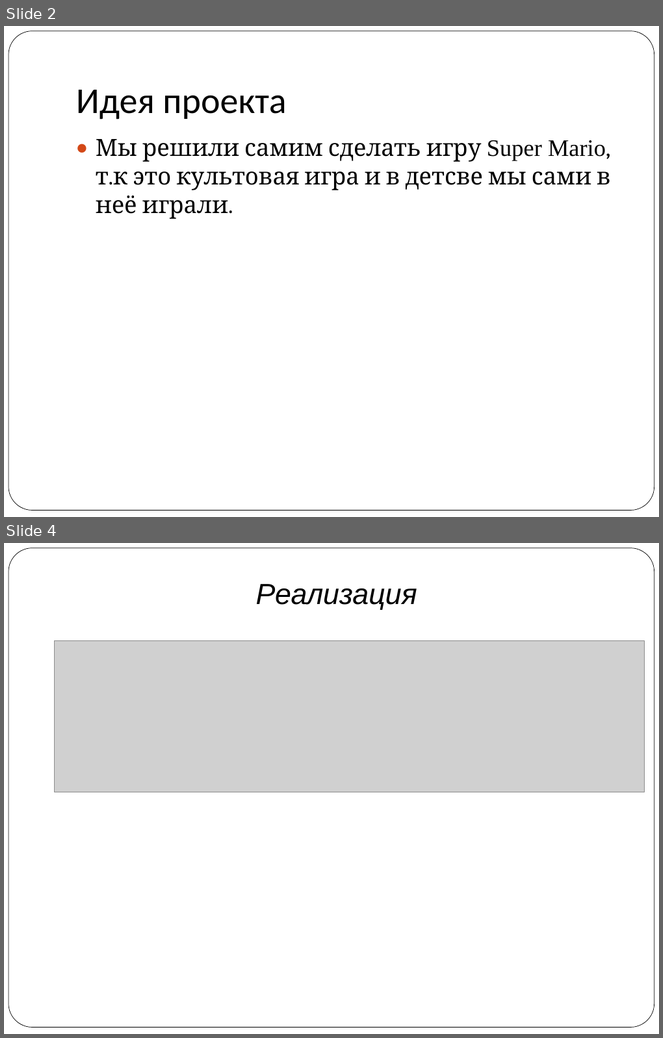
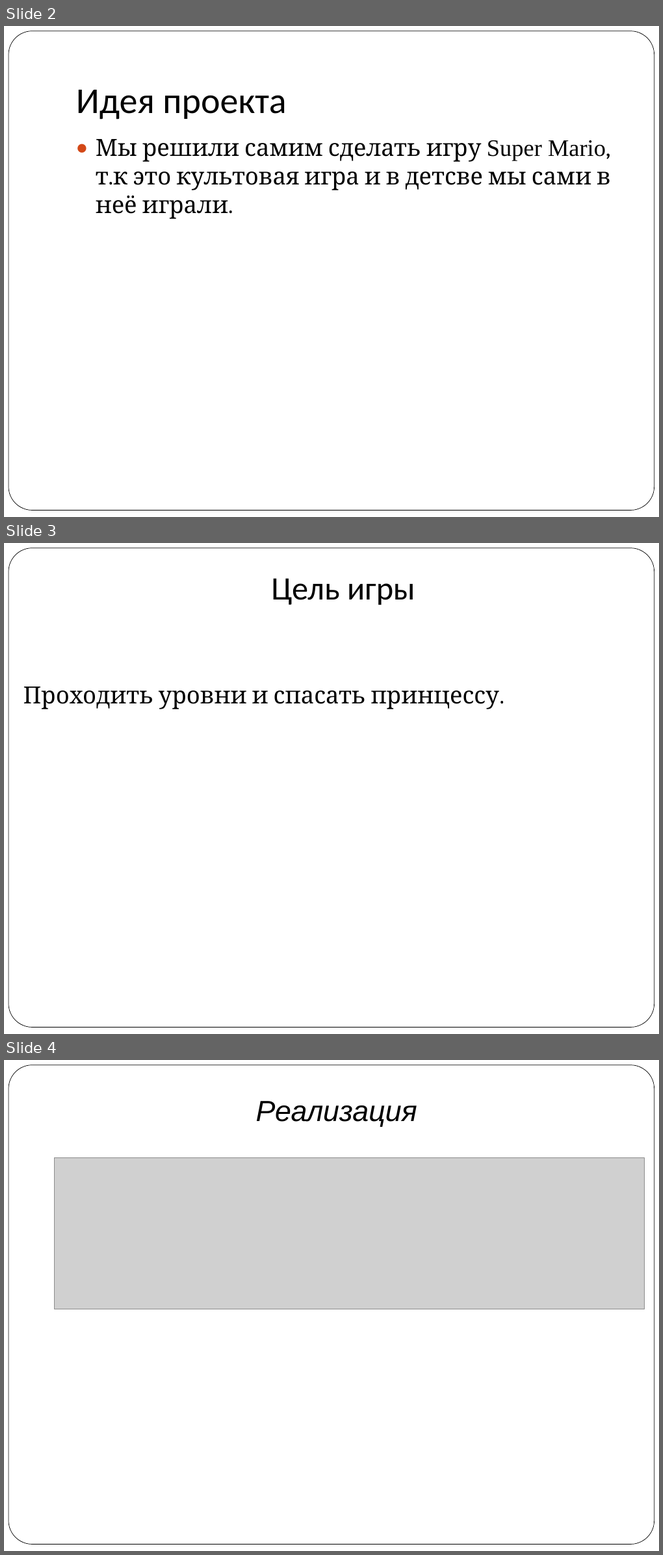
Before and after one commit to vitaly06/SuperMario, a slide deck: piton.ppt. Shown one above the other, each under a label of ours: slides 2 and 4 before the commit, slides 2, 3 and 4 after it; the slides between them are not shown. The pictures are 663x1038 and 663x1555 pixels, drawn with LibreOffice and Linux fonts; fonts in the diff are those of the drawing; grey boxes stand for pictures. Boxes give left, top, right and bottom in pixels: in the first picture for what was removed or moved away, otherwise in the second. Text is boxed around its words. In the diff, an @@ line names an element or a change of style, - is before the commit and + after.

```diff
--- a/piton.ppt
+++ b/piton.ppt
@@ slide 3 added at <box>4,543,659,1034</box>, background #FFFFFF; not listed: 1 template element that a slide beside it also shows @@
@@ title added at <box>271,578,415,605</box>, 36 pt, text #000000 @@
+Цель игры
@@ text added at <box>24,687,499,709</box>, 26 pt, text #000000 @@
+Проходить уровни и спасать принцессу.
```
Also in this commit, not shown: 2 slides changed, 3 other slides added, 8 slides removed, 9 other files.
